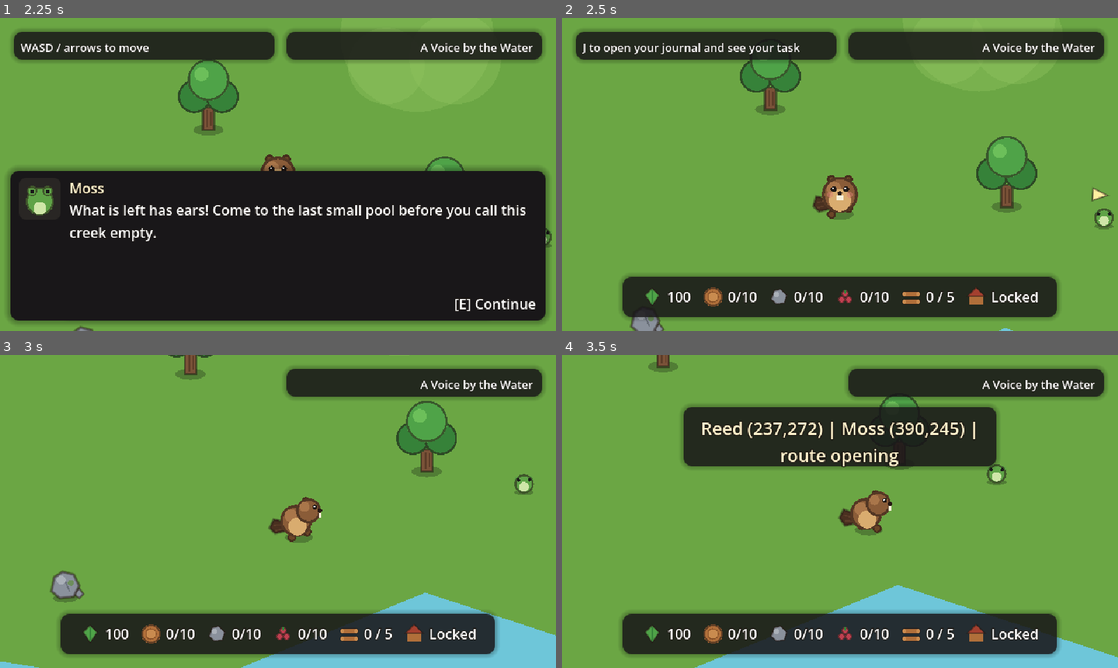
Above: before the commit, frames 1-4 (two rows, left to right).
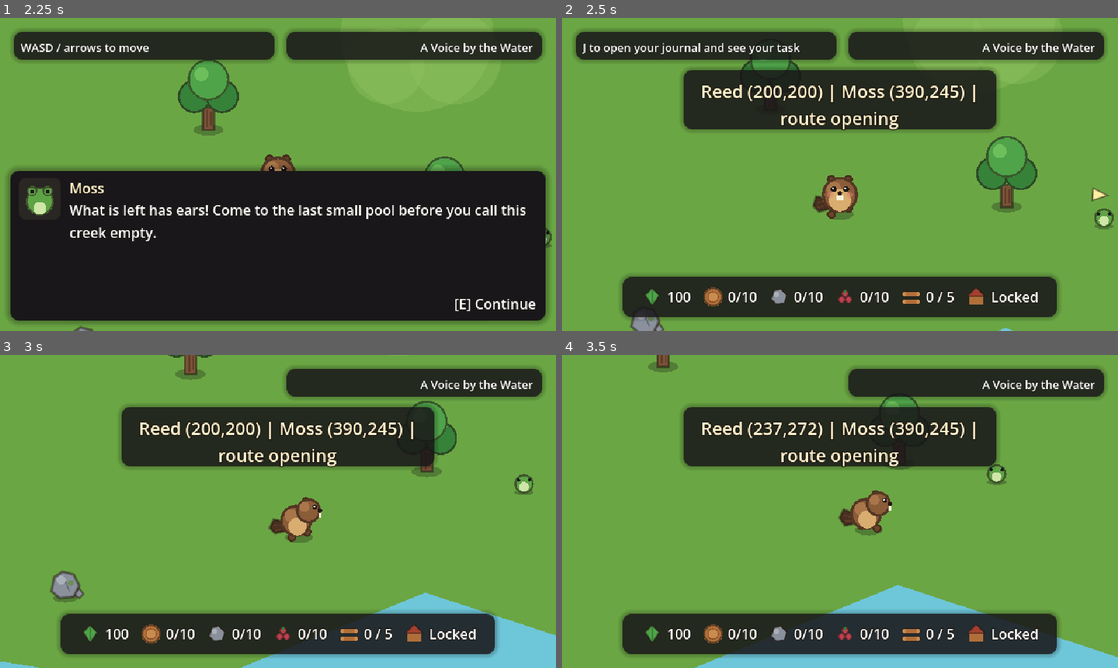
Above: after the commit, the same moments.

Repository: CrowderSoup/dam-it
Game: Godot game, scene res://scenes/ui/title_screen.tscn
Same seed, same stepped clock (60 frames per second), same inputs: the game is played once before the commit and once after it.
Inputs (mouse positions are in pixels of both pictures, inside the frame that each line leads up to):
- Up to frame 1 (2.25 s): click "New Game" at 0.5 s; tap Enter at 1.25 s; move the mouse to (400, 158) at 1.27 s; hold D (move_right) 1.28-2.03 s; hold E (interact) 1.28-2.03 s; click (400, 158) at 1.42 s; tap Space at 1.52 s; tap P at 1.55, 2.1 s; tap R (restart) at 2 s; move the mouse to (166, 190) at 2.02 s; hold S (move_down) from 2.03 s (still down)
- Up to frame 2 (2.5 s): keep holding S (move_down); tap Space at 2.27 s; tap E (interact) at 2.3 s
- Up to frame 3 (3 s): move the mouse to (333, 442) at 2.77 s; release S (move_down) at 2.78 s; hold D (move_right) from 2.78 s (still down); hold E (interact) from 2.78 s (still down)
- Up to frame 4 (3.5 s): keep holding D (move_right); keep holding E (interact); tap P at 3.05 s

Frame 1 is identical in both runs. In frame 2, 11% of the frame differs, in the area x 21-79%, y 15-36%; in frame 3, 11%; in frame 4, nothing differs.

Commit message:
Show Moss diagnostic on contact

Diff:
--- a/scenes/main/main.gd
+++ b/scenes/main/main.gd
@@ -42,10 +42,11 @@
 var _storm_timer: Timer
 var _raccoon_timer: Timer
 var _act_one_ending_was_eligible := false
+var _moss_diagnostic_shown := false
 
 func _ready() -> void:
 	hud.set_camera(camera)
-	player.interaction_option_changed.connect(hud.set_action_prompt)
+	player.interaction_option_changed.connect(_on_interaction_option_changed)
 	player.interaction_failed.connect(hud.show_failure)
 	for slot in dam_slots.get_children():
 		slot.leak_changed.connect(_update_storm_indicator)
@@ -96,7 +97,7 @@
 	# Showing the same world coordinates in native and Web builds distinguishes
 	# resident-state divergence from camera/render projection immediately.
 	if event is InputEventKey and event.pressed and not event.echo \
-			and event.physical_keycode == KEY_P:
+			and (event.physical_keycode == KEY_P or event.keycode == KEY_P):
 		_show_position_diagnostic()
 		get_viewport().set_input_as_handled()
 		return
@@ -113,6 +114,13 @@
 	print("POSITION DIAGNOSTIC: " + message)
 	hud.show_toast(message, 30.0)
 
+func _on_interaction_option_changed(option: InteractionOption) -> void:
+	hud.set_action_prompt(option)
+	if _moss_diagnostic_shown or option == null or option.label != "Talk to Moss":
+		return
+	_moss_diagnostic_shown = true
+	_show_position_diagnostic()
+
 func _format_position(value: Vector2) -> String:
 	return "(%d,%d)" % [roundi(value.x), roundi(value.y)]
 
@@ -130,6 +138,10 @@
 		game_menu.process_mode = Node.PROCESS_MODE_ALWAYS
 		journal.process_mode = Node.PROCESS_MODE_ALWAYS
 	_refresh_act_one_ending_eligibility()
+	if not _moss_diagnostic_shown \
+			and ActOneController.get_current_objective_id() == "meet_moss":
+		_moss_diagnostic_shown = true
+		_show_position_diagnostic()
 
 ## Shared by the "restart" shortcut and the game menu's "New Game" button.
 func _start_new_game() -> void:
--- a/tests/narrative_test.gd
+++ b/tests/narrative_test.gd
@@ -24,8 +24,10 @@
 	assert(moss.visible and moss.get_interaction().label == "Talk to Moss")
 	assert(moss.global_position.y < 275.0, "Moss's opening route must stay above the HUD safe edge")
 	assert(main.hud.story_indicator.target == moss, "the first task should point a new player toward Moss")
-	main._show_position_diagnostic()
-	assert(main.hud.toast_label.text.contains("Moss (390,245) | route opening"), "the diagnostic should expose Moss's exact stable opening world state")
+	assert(main._moss_diagnostic_shown and main.hud.toast_label.text.contains("Moss (390,245) | route opening"), "the arrival ending should expose Moss's exact position before the player must find them")
+	main._moss_diagnostic_shown = false
+	main._on_interaction_option_changed(moss.get_interaction())
+	assert(main._moss_diagnostic_shown and main.hud.toast_label.text.contains("route opening"), "reaching Moss should show the diagnostic without relying on a debug key")
 	print("OK: the Willowbend arrival leads to a visible, actionable Moss")
 
 	moss.get_interaction().perform.call()
